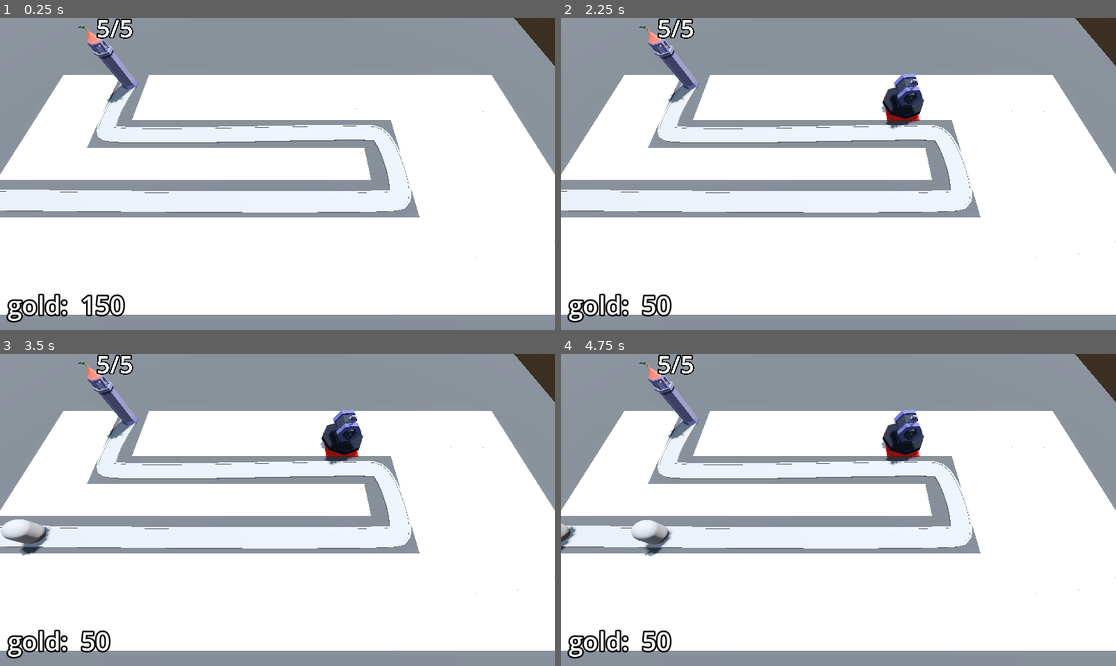
Above: before the commit, frames 1-4 (two rows, left to right).
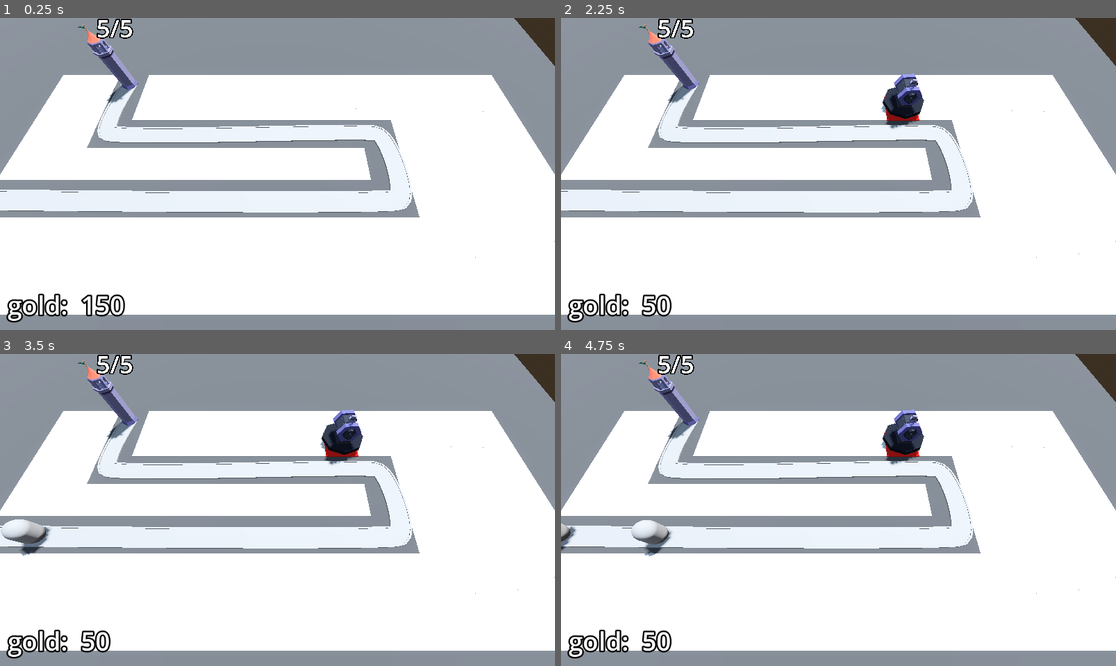
Above: after the commit, the same moments.

Repository: AhmadNasserx/tower-tiles
Game: Godot game, scene res://base_level.tscn
Two runs of this game, one before a commit and one after it. Both use one fixed random seed, a clock stepped at 60 frames per second and the inputs below.
Inputs (mouse positions are in pixels of both pictures, inside the frame that each line leads up to):
- Up to frame 1 (0.25 s): no input
- Up to frame 2 (2.25 s): tap Enter at 0.5, 2 s; move the mouse to (960, 158) at 0.52 s; press the mouse at (960, 158) at 0.53 s; tap Space at 1.25 s; move the mouse to (727, 189) at 1.27 s; release the mouse at (727, 189) at 1.28 s; click (727, 189) at 1.35 s; move the mouse to (894, 105) at 2.02 s; press the mouse at (894, 105) at 2.03 s
- Up to frame 3 (3.5 s): move the mouse to (249, 572) at 2.77 s; release the mouse at (249, 572) at 2.78 s; click (249, 572) at 2.85 s
- Up to frame 4 (4.75 s): move the mouse to (1005, 556) at 3.52 s; press the mouse at (1005, 556) at 3.53 s; move the mouse to (672, 463) at 4.27 s; release the mouse at (672, 463) at 4.28 s; click (672, 463) at 4.35 s

The runs differ from the first frame. In frame 1, 0.2% of the frame differs, in the area x 1-75%, y 20-63%; in frame 2, 0.2%; in frame 3, 0.2%; in frame 4, 0.2%.

Commit message:
Victory Screen

Diff:
--- a/Turret/turret.gd
+++ b/Turret/turret.gd
@@ -7,6 +7,7 @@
 
 var enemy_path: Path3D
 var target: PathFollow3D
+
 
 func _process(delta: float) -> void:
 	target = find_best_target()
--- /dev/null
+++ b/UserInterface/victory_layer.gd
@@ -0,0 +1,9 @@
+extends CanvasLayer
+
+
+func _on_retry_button_pressed() -> void:
+	get_tree().reload_current_scene()
+
+
+func _on_quit_button_pressed() -> void:
+	get_tree().quit()
--- /dev/null
+++ b/UserInterface/victory_layer.tscn
@@ -0,0 +1,55 @@
+[gd_scene load_steps=3 format=3 uid="uid://du1sdem441ohs"]
+
+[ext_resource type="Script" path="res://UserInterface/victory_layer.gd" id="1_6yf4j"]
+
+[sub_resource type="LabelSettings" id="LabelSettings_qdye7"]
+font_size = 96
+
+[node name="VictoryLayer" type="CanvasLayer"]
+script = ExtResource("1_6yf4j")
+
+[node name="ColorRect" type="ColorRect" parent="."]
+anchors_preset = 15
+anchor_right = 1.0
+anchor_bottom = 1.0
+grow_horizontal = 2
+grow_vertical = 2
+color = Color(0, 0, 0, 0.588235)
+
+[node name="CenterContainer" type="CenterContainer" parent="."]
+anchors_preset = 15
+anchor_right = 1.0
+anchor_bottom = 1.0
+grow_horizontal = 2
+grow_vertical = 2
+
+[node name="PanelContainer" type="PanelContainer" parent="CenterContainer"]
+custom_minimum_size = Vector2(400, 400)
+layout_mode = 2
+
+[node name="VBoxContainer" type="VBoxContainer" parent="CenterContainer/PanelContainer"]
+layout_mode = 2
+
+[node name="Label" type="Label" parent="CenterContainer/PanelContainer/VBoxContainer"]
+layout_mode = 2
+text = "Victory!"
+label_settings = SubResource("LabelSettings_qdye7")
+horizontal_alignment = 1
+
+[node name="HBoxContainer" type="HBoxContainer" parent="CenterContainer/PanelContainer/VBoxContainer"]
+layout_mode = 2
+
+[node name="retryButton" type="Button" parent="CenterContainer/PanelContainer/VBoxContainer/HBoxContainer"]
+layout_mode = 2
+size_flags_horizontal = 3
+theme_override_font_sizes/font_size = 32
+text = "Retry"
+
+[node name="QuitButton" type="Button" parent="CenterContainer/PanelContainer/VBoxContainer/HBoxContainer"]
+layout_mode = 2
+size_flags_horizontal = 3
+theme_override_font_sizes/font_size = 32
+text = "Quit"
+
+[connection signal="pressed" from="CenterContainer/PanelContainer/VBoxContainer/HBoxContainer/retryButton" to="." method="_on_retry_button_pressed"]
+[connection signal="pressed" from="CenterContainer/PanelContainer/VBoxContainer/HBoxContainer/QuitButton" to="." method="_on_quit_button_pressed"]
--- a/base_level.tscn
+++ b/base_level.tscn
@@ -9,6 +9,7 @@
 [ext_resource type="PackedScene" uid="uid://bvpv2p1tllxwo" path="res://Turret/turret.tscn" id="6_555ld"]
 [ext_resource type="Script" path="res://bank.gd" id="8_i42lf"]
 [ext_resource type="PackedScene" uid="uid://cgafixcc602mv" path="res://DifficulityManager/difficulty_manager.tscn" id="9_h0t0t"]
+[ext_resource type="PackedScene" uid="uid://du1sdem441ohs" path="res://UserInterface/victory_layer.tscn" id="10_w5m5m"]
 
 [sub_resource type="ProceduralSkyMaterial" id="ProceduralSkyMaterial_k5t2i"]
 sky_horizon_color = Color(0.64625, 0.65575, 0.67075, 1)
@@ -65,12 +66,13 @@
 "cells": PackedInt32Array(65531, 65533, 0, 65532, 65533, 0, 3, 65533, 0, 4, 65533, 0, 5, 65533, 0, 65531, 2, 0, 65531,  …(985 unchanged characters)…
 }
 
-[node name="EnemyPath" type="Path3D" parent="." node_paths=PackedStringArray("difficulty_manager")]
+[node name="EnemyPath" type="Path3D" parent="." node_paths=PackedStringArray("difficulty_manager", "victory_layer")]
 transform = Transform3D(1, 0, 0, 0, 1, 0, 0, 0, 1, -0.0862172, 0, 0)
 curve = SubResource("Curve3D_aj65g")
 script = ExtResource("3_0xs0x")
 enemy_scene = ExtResource("2_h8q3e")
 difficulty_manager = NodePath("../DifficultyManager")
+victory_layer = NodePath("../VictoryLayer")
 
 [node name="Road" type="CSGPolygon3D" parent="EnemyPath"]
 polygon = PackedVector2Array(-1, 0.1, -1, 0.1, 1, 0.1, 1, 0.1)
@@ -80,7 +82,7 @@
 path_interval = 0.5
 path_simplify_angle = 0.0
 path_rotation = 2
-path_local = false
+path_local = true
 path_continuous_u = true
 path_u_distance = 1.0
 path_joined = false
@@ -93,7 +95,7 @@
 path_interval = 0.5
 path_simplify_angle = 0.0
 path_rotation = 2
-path_local = false
+path_local = true
 path_continuous_u = true
 path_u_distance = 1.0
 path_joined = false
@@ -106,7 +108,7 @@
 path_interval = 0.5
 path_simplify_angle = 0.0
 path_rotation = 2
-path_local = false
+path_local = true
 path_continuous_u = true
 path_u_distance = 1.0
 path_joined = false
@@ -144,5 +146,8 @@
 
 [node name="DifficultyManager" parent="." instance=ExtResource("9_h0t0t")]
 
+[node name="VictoryLayer" parent="." instance=ExtResource("10_w5m5m")]
+visible = false
+
 [connection signal="timeout" from="EnemyPath/Timer" to="EnemyPath" method="spawn_enemy"]
 [connection signal="stop_spawning_enemies" from="DifficultyManager" to="EnemyPath" method="_on_difficulty_manager_stop_spawning_enemies"]
--- a/enemy_path.gd
+++ b/enemy_path.gd
@@ -2,6 +2,7 @@
 
 @export var enemy_scene: PackedScene
 @export var difficulty_manager: Node
+@export var victory_layer: CanvasLayer
 @onready var timer: Timer = $Timer
 
 func spawn_enemy():
@@ -9,7 +10,16 @@
 	new_enemy.max_health = difficulty_manager.get_enemy_health()
 	add_child(new_enemy)
 	timer.wait_time = difficulty_manager.get_spawn_time()
+	new_enemy.tree_exited.connect(enemy_defeated)
 
 
 func _on_difficulty_manager_stop_spawning_enemies() -> void:
 	timer.stop()
+
+
+func enemy_defeated() -> void:
+	if timer.is_stopped():
+		for child in get_children():
+			if child is PathFollow3D:
+				return
+		victory_layer.visible = true
Not shown: 1 places in base_level.tscn that only renumber resources
